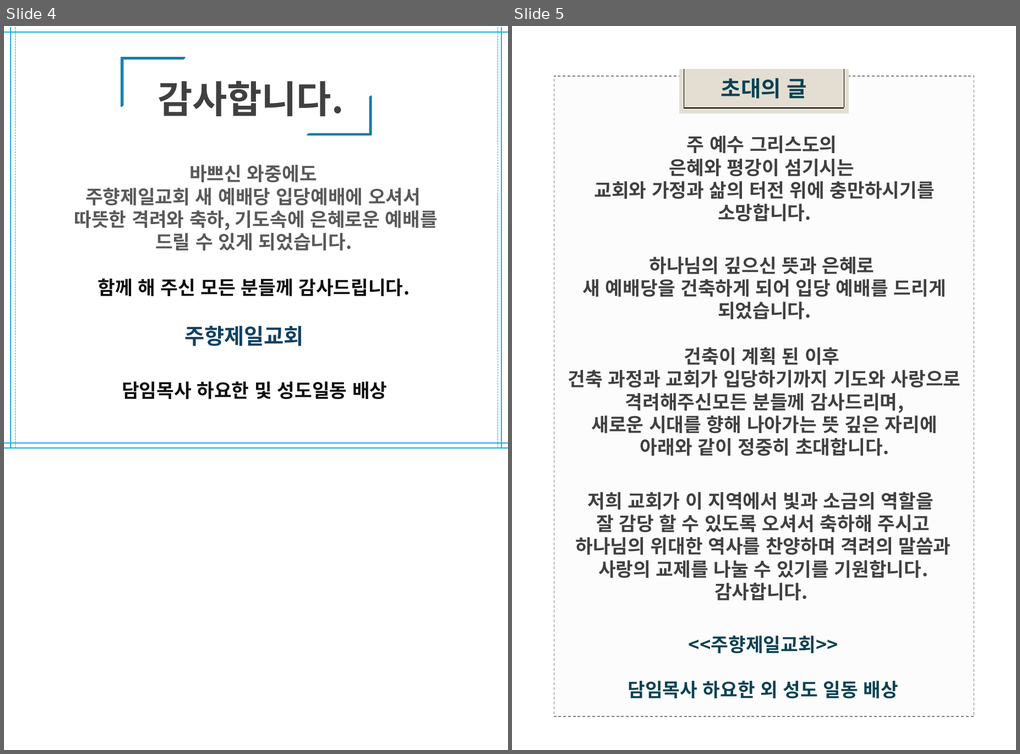
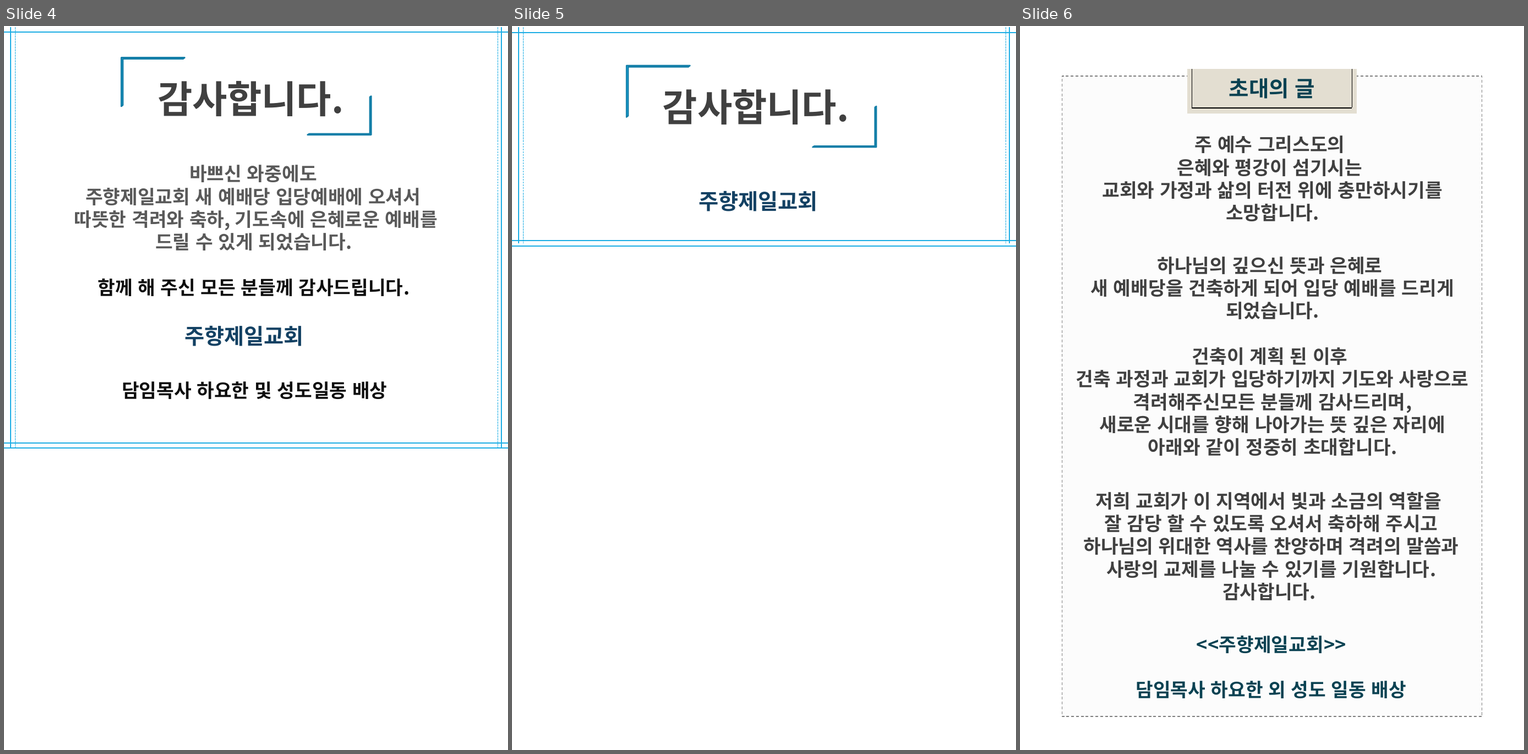
Before and after one commit to jlife0113/juhyang, a slide deck: doc/프레젠테이션1.pptx. Shown side by side, each under a label of ours: slides 4 and 5 before the commit, slides 4, 5 and 6 after it. The pictures are 1020x754 and 1528x754 pixels, drawn with LibreOffice and Linux fonts; fonts in the diff are those of the drawing; background and template pictures are left out. Boxes give left, top, right and bottom in pixels: in the first picture for what was removed or moved away, otherwise in the second. Text is boxed around its words. In the diff, an @@ line names an element or a change of style, - is before the commit and + after.

```diff
--- a/doc/프레젠테이션1.pptx
+++ b/doc/프레젠테이션1.pptx
@@ slide 5 added at (512,26,1016,750), background #FFFFFF @@
@@ group added at (512,27,1016,246): 7 lines @@
@@ half frame added at (627,66,690,117), fill #1CADE4, outline #1580A9 1 pt @@
@@ text added at (663,89,849,124), 28 pt, text #404040, bold @@
+감사합니다.
@@ half frame added at (812,107,877,148), fill #1CADE4, outline #1580A9 1 pt @@
@@ text added at (698,191,817,211), 16 pt, text #134163, bold @@
+주향제일교회
@@ what was slide 5 is now slide 6 @@
```
Also in this commit, not shown: 2 other files.
